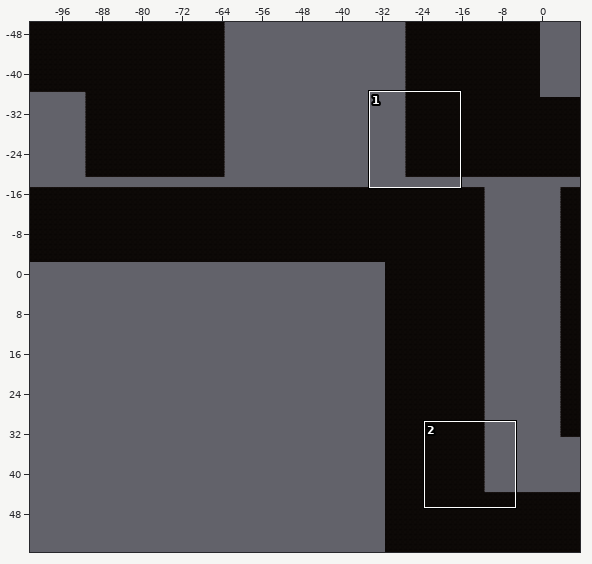
An edit to a level. Tiled map, Assets/Tiled/Level1TileMap/map1-0.tmx. Above: a wide view before the commit, with the close-up outlined.
Close-up. Before the edit:
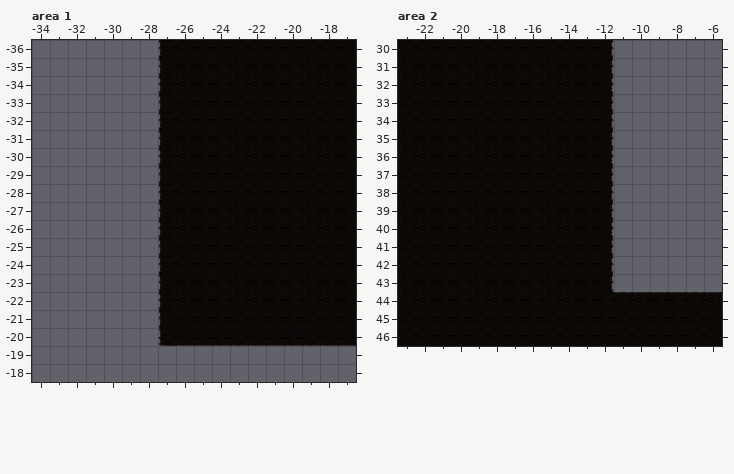
Cells are 256x256 px. Shown: area 1 x -34..-17, y -36..-18; area 2 x -23..-6, y 30..46. The commit also changed other parts of the map, which this record leaves out.
Once edited:
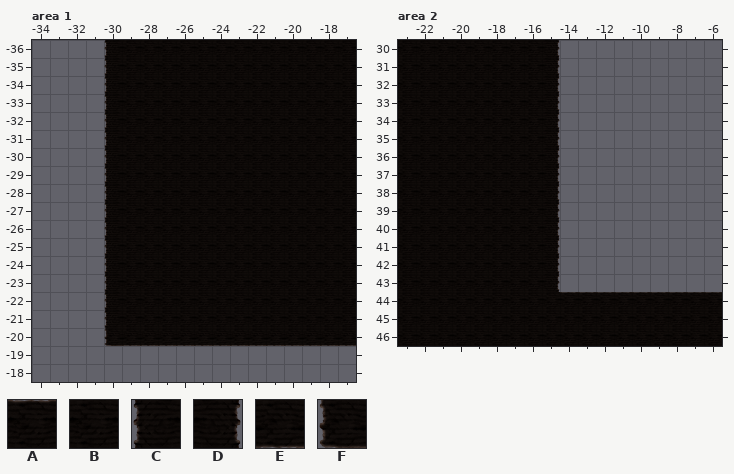
Key: from "Level1 Tileset": A 0, B 8, C 9, D 10, E 16, F 17.
_ is an empty cell.
Tiles replaced or removed in this view: B, C, D, F.
What changed:
Changed rows in their new state; . is an unchanged cell.
Layer "ground", area 1:
first column x -30:
-36 CBBB
-35 CBBB
-34 CBBB
-33 CBBB
-32 CBBB
-31 CBBB
-30 CBBB
-29 CBBB
-28 CBBB
-27 CBBB
-26 CBBB
-25 CBBB
-24 CBBB
-23 CBBB
-22 CBBB
-21 CBBB
-20 FEEE
Layer "ground", area 2:
first column x -15:
30 D___
31 D___
32 D___
33 D___
34 D___
35 D___
36 D___
37 D___
38 D___
39 D___
40 D___
41 D___
42 D___
43 D___
44 .AAA
Changed places in both close-ups, as pixel boxes (x1, y1, x2, y2):
changed: (104, 40, 176, 346)
changed: (545, 40, 614, 293)
